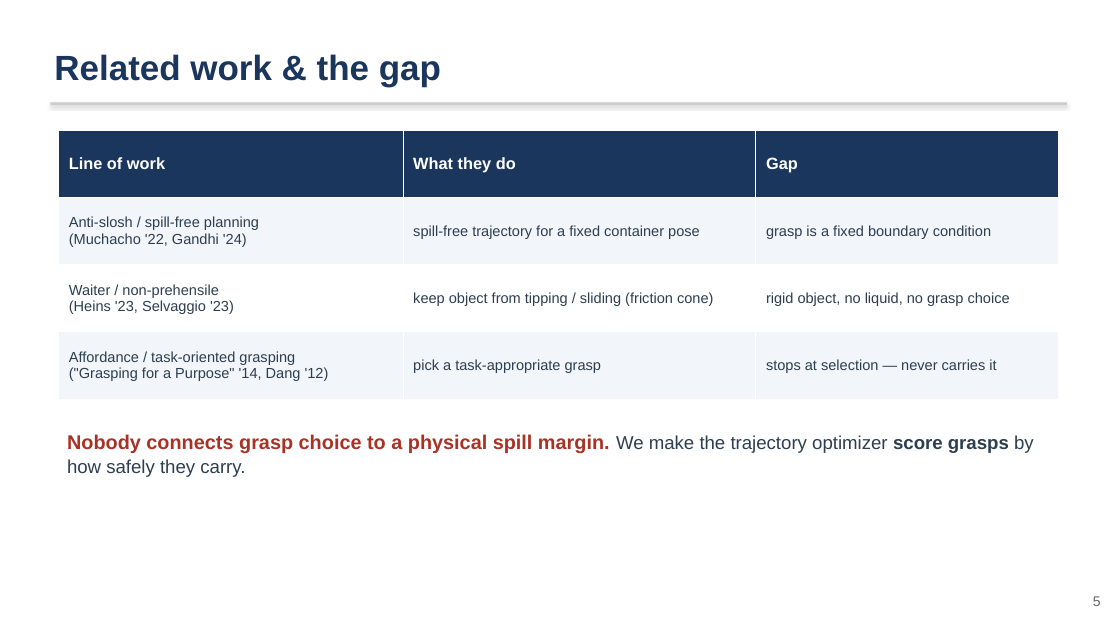
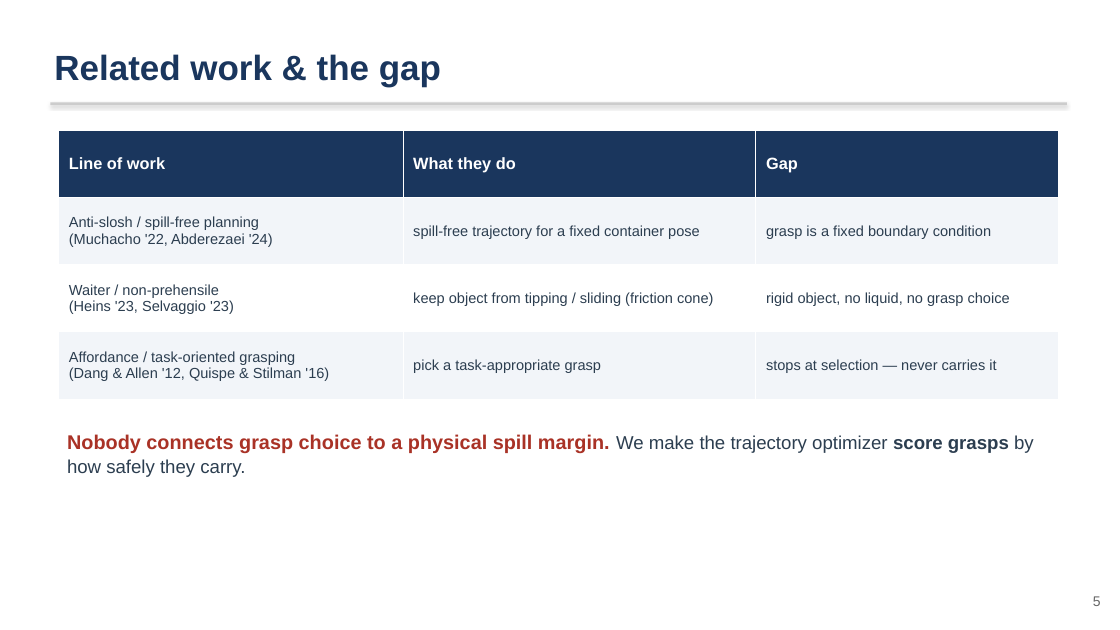
Before and after one commit to jihoon3125/spill-free-mug-trasport, a slide deck: slide 5 of docs/slides_proposal_editable.pptx. Drawn at 1120x630 pixels with LibreOffice and Linux fonts; fonts in the diff are those of the drawing. Boxes give left, top, right and bottom in pixels: in the first picture for what was removed or moved away, otherwise in the second. Text is boxed around its words. In the diff, an @@ line names an element or a change of style, - is before the commit and + after.

```diff
--- a/docs/slides_proposal_editable.pptx
+++ b/docs/slides_proposal_editable.pptx
@@ table at box(59, 130, 1059, 399) @@
-row 2, column 1: Anti-slosh / spill-free planning (Muchacho '22, Gandhi '24)
+row 2, column 1: Anti-slosh / spill-free planning (Muchacho '22, Abderezaei '24)
@@ row 4, column 1: "Affordance / task-oriented grasping ("Grasping for a Purpose" '14, Dang '12)" to "Affordance / task-oriented grasping (Dang & Allen '12, Quispe & Stilman '16)" @@
```
Also in this commit, not shown: 3 other slides changed, 1 slide removed, 21 other files.
